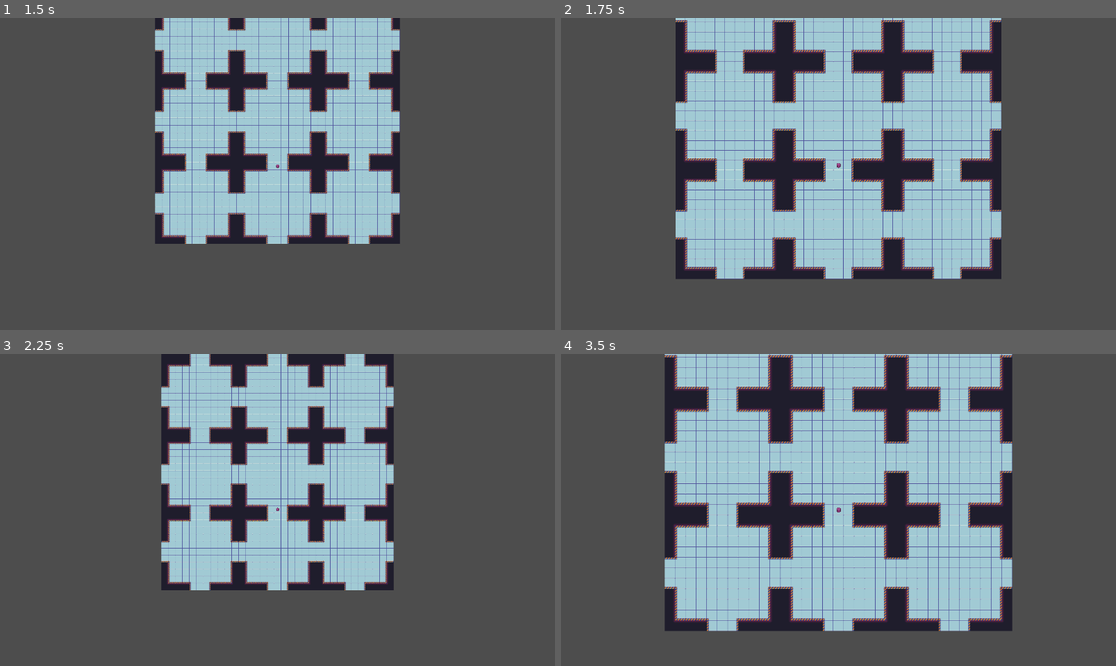
Above: before the commit, frames 1-4 (two rows, left to right).
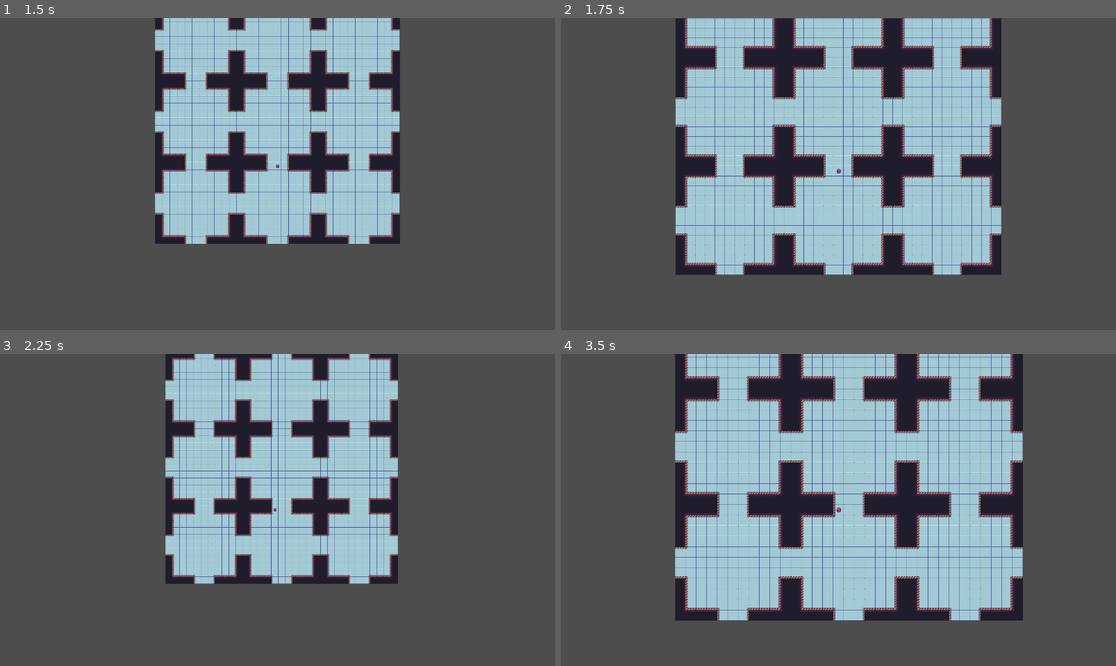
Above: after the commit, the same moments.

Repository: HotBurgi/a-cubes-journey
Game: Godot game, scene res://Scenes/Origin.tscn
Same seed, same stepped clock (60 frames per second), same inputs: the game is played once before the commit and once after it.
Inputs:
- Up to frame 1 (1.5 s): tap Enter at 0.5 s; hold E (zoom_in) 0.53-1.28 s; hold W (ui_up) from 0.53 s (still down); tap Q (zoom_out) at 1.35 s
- Up to frame 2 (1.75 s): keep holding W (ui_up)
- Up to frame 3 (2.25 s): release W (ui_up) at 2.03 s; hold A (ui_left) from 2.03 s (still down); hold E (zoom_in) from 2.03 s (still down)
- Up to frame 4 (3.5 s): keep holding A (ui_left); release E (zoom_in) at 2.78 s; tap Q (zoom_out) at 2.85 s

Frame 1 is identical in both runs. In frame 2, 10% of the frame differs, in the area x 20-80%, y 0-84%; in frame 3, 13%; in frame 4, 22%, in the area x 18-84%, y 0-89%.
Error after the commit: Invalid access to property or key '-1.0' on a base object of type 'Node (global_variables.gd)'. (res://scripts/player.gd:49)

Commit message:
The movemnet fucking works lets goooo

Diff:
--- a/cubes-jurney/scripts/player.gd
+++ b/cubes-jurney/scripts/player.gd
@@ -19,31 +19,35 @@
 			if curr_tile == 7:
 				rel_pos.x = -1
 				curr_room.y += 1
-				#var map = GlobalVariables.maps[GlobalVariables[curr_room.x][curr_room.y]]
-				var map = GlobalVariables.maps[0]
+				var map = GlobalVariables.maps[GlobalVariables[curr_room.x][curr_room.y]]
+				#var map = GlobalVariables.maps[0]
 			movement.x += 32
 			rel_pos.x += 1
 			wait_timer = MOVE_INTERVAL
 		elif Input.is_action_pressed("ui_left") and checkCollision(rel_pos.x-1, rel_pos.y):
-			if curr_tile == 9: # Metti giusto
+			if curr_tile == 9:
 				rel_pos.x = 11
 				curr_room.y -= 1
-				#var map = GlobalVariables.maps[GlobalVariables[curr_room.x][curr_room.y]]
-				var map = GlobalVariables.maps[0]
+				var map = GlobalVariables.maps[GlobalVariables[curr_room.x][curr_room.y]]
+				#var map = GlobalVariables.maps[0]
 			movement.x -= 32
 			rel_pos.x -= 1
 			wait_timer = MOVE_INTERVAL
 		elif Input.is_action_pressed("ui_down") and checkCollision(rel_pos.x, rel_pos.y+1):
-			if curr_tile == 8: # Metti giusto
-				rel_pos = Vector2(0,0) # Metti le coordinate giuste
-				#aggiorna var map copia incollando il commento sopra (lascialo commentato anche qui)
+			if curr_tile == 8:
+				rel_pos.y = -1
+				curr_room.x += 1
+				var map = GlobalVariables.maps[GlobalVariables[curr_room.x][curr_room.y]]
+				#var map = GlobalVariables.maps[0]
 			movement.y += 32
 			rel_pos.y += 1
 			wait_timer = MOVE_INTERVAL
 		elif Input.is_action_pressed("ui_up") and checkCollision(rel_pos.x, rel_pos.y-1):
-			if curr_tile == 6: # Metti giusto
-				rel_pos = Vector2(0,0) # Metti le coordinate giuste
-				#aggiorna var map copia incollando il commento sopra (lascialo commentato anche qui)
+			if curr_tile == 6:
+				rel_pos.y = 11
+				curr_room.x -= 1
+				var map = GlobalVariables.maps[GlobalVariables[curr_room.x][curr_room.y]]
+				#var map = GlobalVariables.maps[0]
 			movement.y -= 32
 			rel_pos.y -= 1
 			wait_timer = MOVE_INTERVAL
